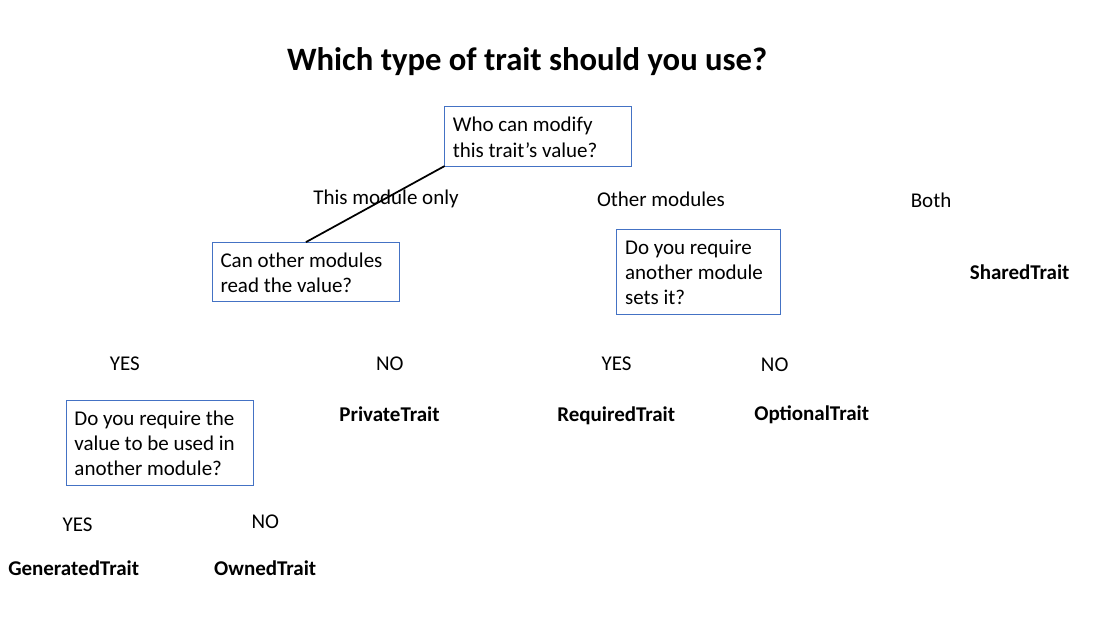
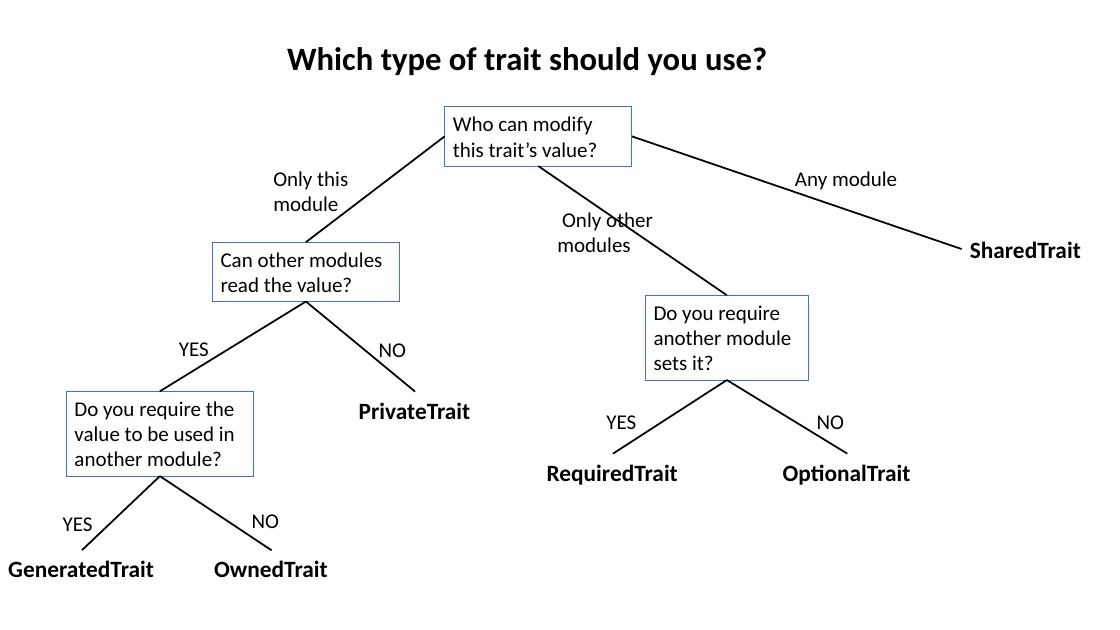
Before and after one commit to mercere99/MABE2, a slide deck: slide 2 of Planning/Trait Types.pptx. Drawn at 1120x630 pixels with LibreOffice and Linux fonts; fonts in the diff are those of the drawing. Boxes give left, top, right and bottom in pixels: in the first picture for what was removed or moved away, otherwise in the second. Text is boxed around its words. In the diff, an @@ line names an element or a change of style, - is before the commit and + after.

Commit message:
Cleanup on decision tree for which trait to use.

```diff
--- a/Planning/Trait Types.pptx
+++ b/Planning/Trait Types.pptx
@@ line moved from (444, 166) - (306, 242) to (444, 136) - (306, 242) @@
@@ line added from (632, 136) to (962, 249), #000000 1.5 pt @@
@@ text at (273, 171, 348, 218): text changed @@
-This module only
+Only this module
@@ line added from (539, 166) to (727, 296), #000000 1.5 pt @@
@@ text at (795, 171, 897, 192): text changed @@
-Both
+Any module
@@ text at (557, 209, 653, 252): text changed @@
-Other modules
+Only other modules
@@ text "SharedTrait": place and size @@
-text "SharedTrait" at (970, 264, 1070, 279)
+text "SharedTrait" at (970, 241, 1081, 258)
@@ rectangle "Do you require another module ...": place and size @@
-rectangle "Do you require another module ..." at (617, 229, 780, 314)
+rectangle "Do you require another module ..." at (645, 296, 808, 381)
@@ line added from (306, 302) to (160, 392), #000000 1.5 pt @@
@@ line added from (306, 302) to (415, 392), #000000 1.5 pt @@
@@ text "YES" rewrapped from (110, 356, 140, 370) to (179, 342, 209, 363) @@
@@ text "NO" rewrapped from (376, 356, 403, 370) to (379, 343, 406, 363) @@
@@ line added from (727, 380) to (613, 454), #000000 1.5 pt @@
@@ line added from (727, 380) to (848, 454), #000000 1.5 pt @@
@@ rectangle "Do you require the value ...": place and size @@
-rectangle "Do you require the value ..." at (66, 401, 254, 486)
+rectangle "Do you require the value ..." at (66, 392, 254, 476)
@@ text "PrivateTrait": place and size @@
-text "PrivateTrait" at (339, 406, 439, 421)
+text "PrivateTrait" at (359, 402, 471, 419)
@@ text "YES": place and size @@
-text "YES" at (602, 356, 632, 370)
+text "YES" at (606, 415, 636, 429)
@@ text "NO" rewrapped from (761, 357, 788, 371) to (817, 415, 844, 436) @@
@@ line added from (160, 476) to (82, 550), #000000 1.5 pt @@
@@ line added from (160, 476) to (271, 550), #000000 1.5 pt @@
@@ text "RequiredTrait": place and size @@
-text "RequiredTrait" at (557, 406, 675, 425)
+text "RequiredTrait" at (547, 464, 678, 485)
@@ size 18 to 20 pt in 6 elements at (214, 560, 328, 577), (8, 560, 154, 577), (359, 402, 471, 419), (970, 241, 1081, 258), (547, 464, 678, 485), (783, 464, 911, 485) @@
@@ text "OptionalTrait": place and size @@
-text "OptionalTrait" at (754, 405, 869, 424)
+text "OptionalTrait" at (783, 464, 911, 485)
```
